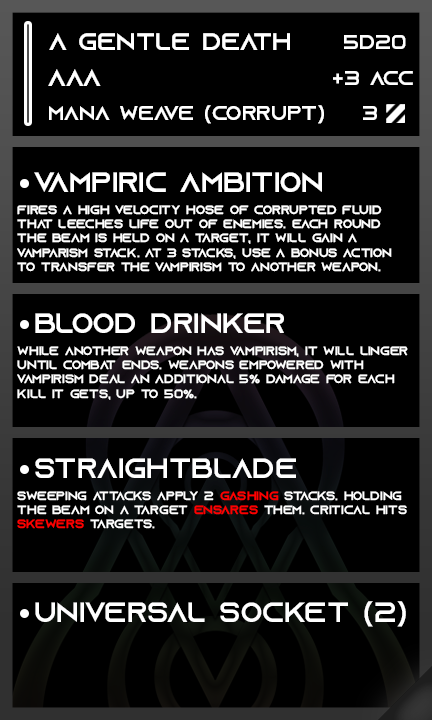
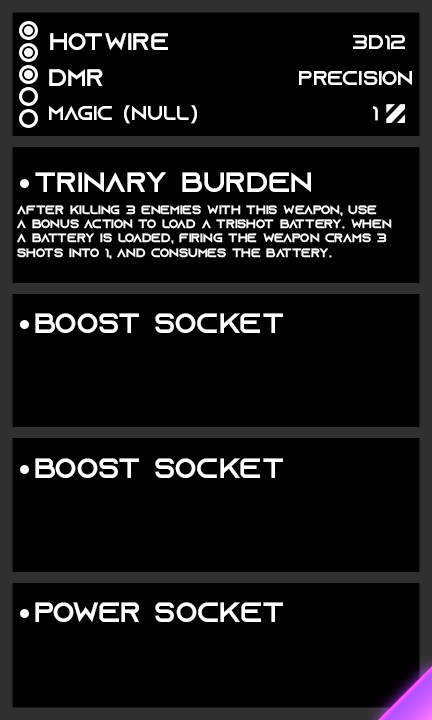
Before/after of a 432 x 720 layered artwork. What changed in the layer stack:
hid group "Desire Forge" (1st of 2, in "Rarity") (2 layers) over box(0, 0, 432, 720)
showed "Mythic" over box(378, 666, 432, 720)
painted on "AP" over box(363, 106, 378, 121)
renamed "+3 acc" to "precision", painted on it over box(299, 71, 413, 85)
renamed "5d20" to "3d12", painted on it over box(344, 35, 406, 50)
renamed "mana weave (corrupt)" to "magic (null)", painted on it over box(49, 105, 324, 124)
painted on "archetype" over box(48, 69, 103, 86)
renamed "a gentle death" to "hotwire", painted on it over box(49, 33, 290, 50)
moved "Difficulty" out of group "Description" over box(19, 21, 38, 128)
hid "No Difficulty" over box(24, 21, 32, 126)
showed "notches" over box(19, 21, 38, 128)
showed "1" over box(24, 26, 33, 35)
showed "2" over box(24, 48, 33, 57)
showed "3" over box(24, 70, 33, 79)
renamed "fires a high velocity hose of corrupted fluid that leeches life" to "after killing 3 enemies with this weapon, use a bonus action to", painted on it over box(17, 205, 392, 272)
renamed "vampiric ambition" to "trinary burden", painted on it over box(34, 172, 322, 192)
renamed "blood drinker" to "boost socket", painted on it over box(35, 313, 284, 333)
renamed "straightblade" to "boost socket", painted on it over box(35, 458, 296, 478)
renamed "universal socket (2)" to "power socket", painted on it over box(35, 601, 406, 627)
hid "Signature" over box(7, 313, 424, 713)